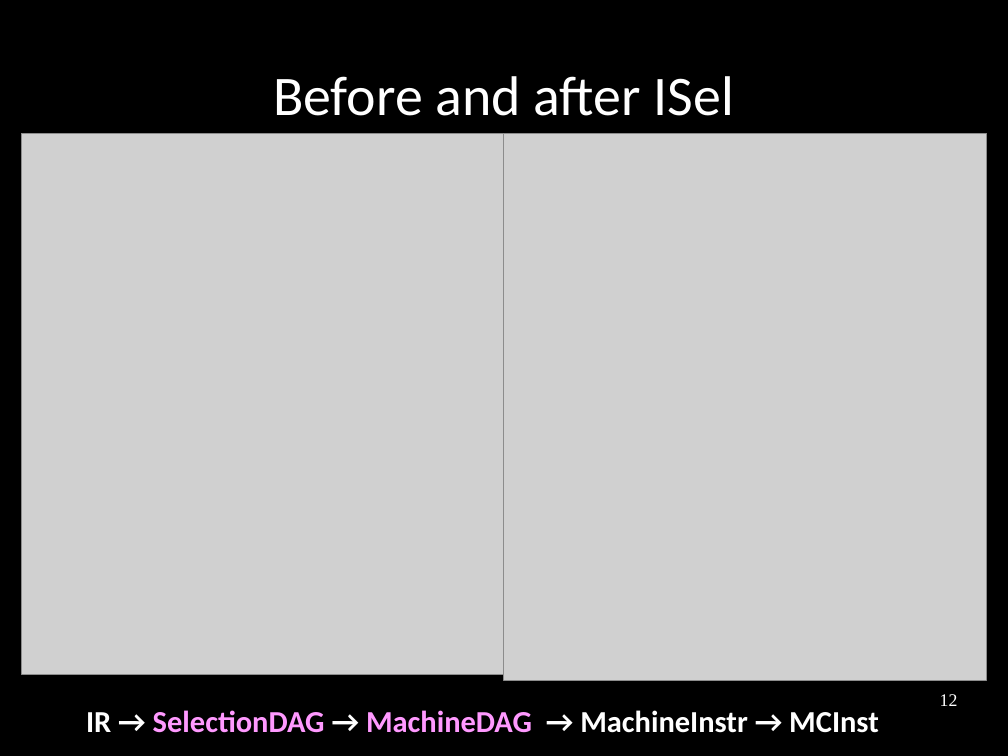
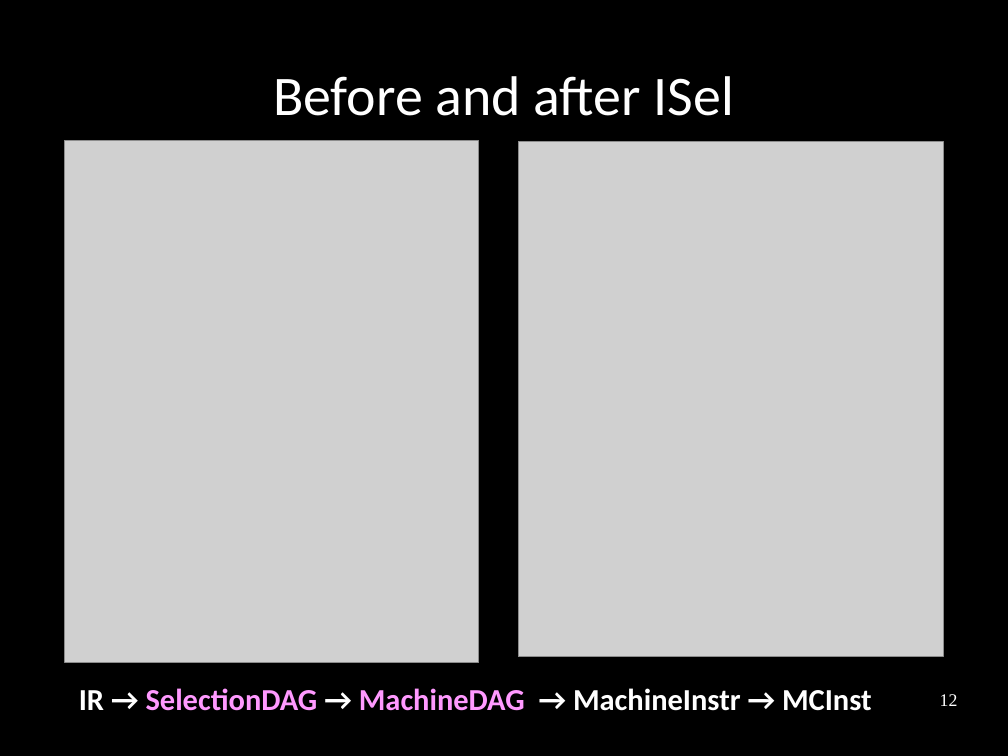
Before and after one commit to frasercrmck/llvm-leg, a slide deck: slide 12 of docs/Codeplay/Slides.odp. Drawn at 1008x756 pixels with LibreOffice and Linux fonts; fonts in the diff are those of the drawing; grey boxes stand for pictures. Boxes give left, top, right and bottom in pixels: in the first picture for what was removed or moved away, otherwise in the second. Text is boxed around its words. In the diff, an @@ line names an element or a change of style, - is before the commit and + after.

```diff
--- a/docs/Codeplay/Slides.odp
+++ b/docs/Codeplay/Slides.odp
@@ picture: place and size @@
-picture at bbox=[22, 134, 511, 675]
+picture at bbox=[65, 141, 479, 663]
@@ picture: place and size @@
-picture at bbox=[504, 134, 987, 681]
+picture at bbox=[519, 142, 944, 658]
@@ text "IR → SelectionDAG → MachineDAG ...": place and size @@
-text "IR → SelectionDAG → MachineDAG ..." at bbox=[86, 710, 879, 733]
+text "IR → SelectionDAG → MachineDAG ..." at bbox=[79, 688, 872, 711]
```
Also in this commit, not shown: 6 other slides changed, 2 other files.
